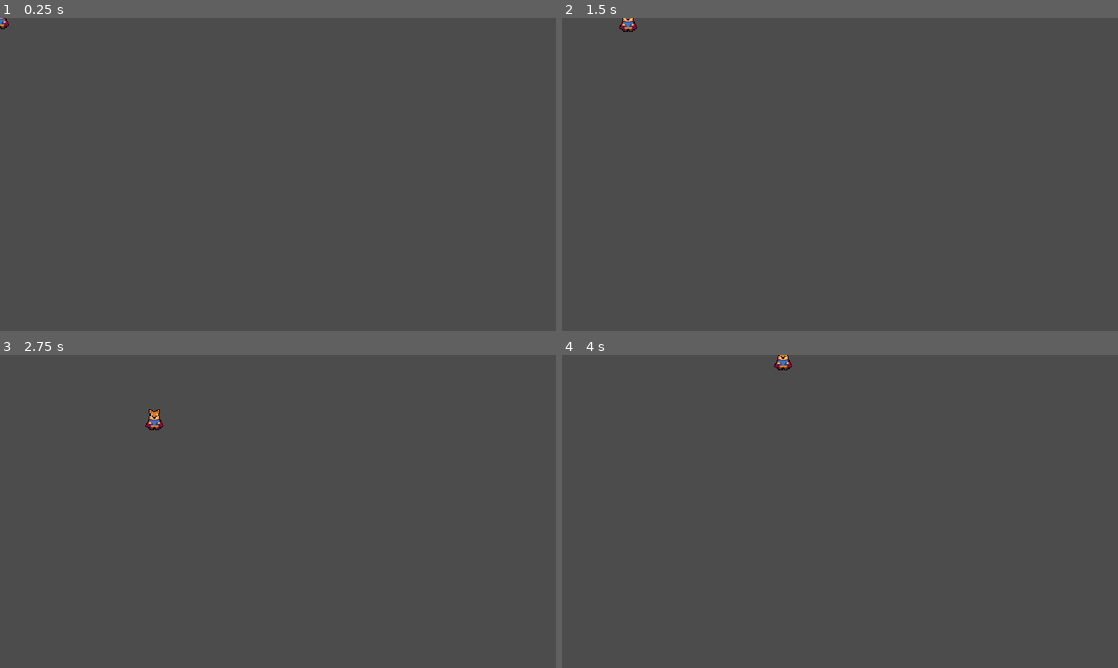
Above: before the commit, frames 1-4 (two rows, left to right).
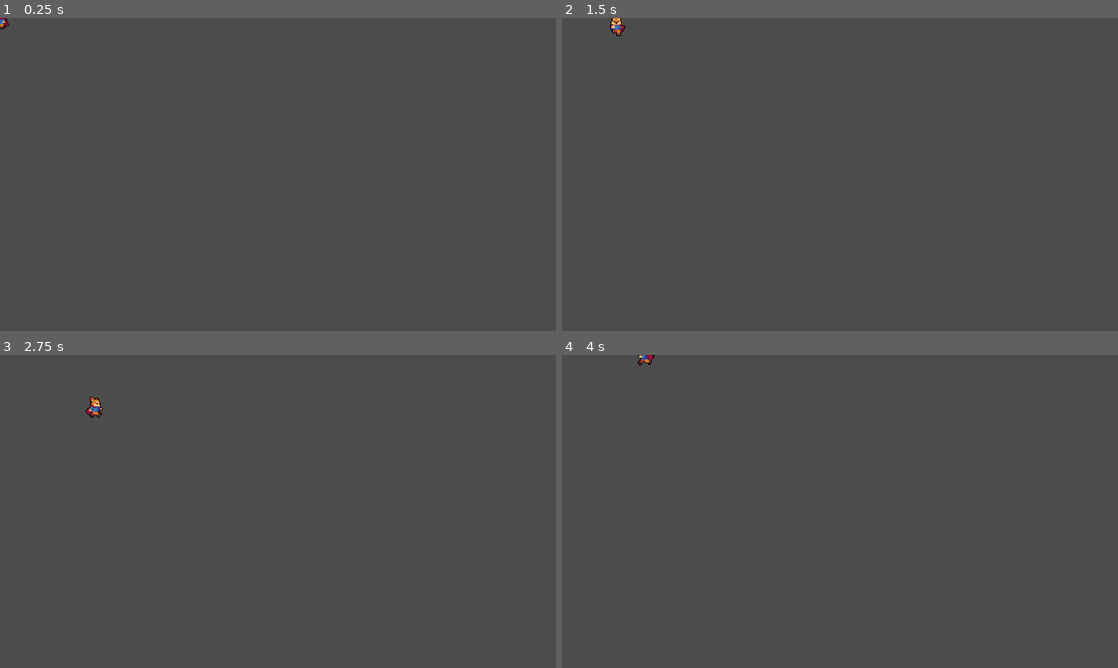
Above: after the commit, the same moments.

Repository: NonADev/godot_defiance_rpg
Game: Godot game, scene res://Resources/Player/Player.tscn
Same seed, same stepped clock (60 frames per second), same inputs: the game is played once before the commit and once after it. This scene is started directly instead of the project's main scene.
Inputs:
- Up to frame 1 (0.25 s): no input
- Up to frame 2 (1.5 s): tap Enter at 0.5 s; hold Right (ui_right) 0.53-1.28 s; hold Down (ui_down) from 1.28 s (still down)
- Up to frame 3 (2.75 s): release Down (ui_down) at 2.03 s; hold Right (ui_right) from 2.03 s (still down)
- Up to frame 4 (4 s): release Right (ui_right) at 2.78 s; hold Up (ui_up) 2.78-3.53 s; hold Left (ui_left) from 3.53 s (still down)

The runs differ from the first frame. In frame 1, less than 0.1% of the frame differs, in the area x 0-2%, y 0-4%; in frame 2, 0.2%; in frame 3, 0.3%, in the area x 15-30%, y 13-24%; in frame 4, 0.2%.

Commit message:
movimentação e idle adicionados por animationTree

Diff:
--- a/Resources/Player/Player.gd
+++ b/Resources/Player/Player.gd
@@ -1,9 +1,21 @@
 extends KinematicBody2D
 
-const MAX_SPEED = 140
-const ACCELERATION = 180
-const FRICCTION = 400
+onready var animationTree = $AnimationTree
+onready var animationState = animationTree.get("parameters/playback")
+const MAX_SPEED = 80
+const ACCELERATION = 500
+const FRICCTION = 500
 var motion = Vector2.ZERO
+
+enum {
+	MOVE,
+	ROLL,
+	ATTACK
+}
+
+
+func _ready():
+	animationTree.active = true
 
 
 func _physics_process(delta):
@@ -12,9 +24,15 @@
 	input_vector.y = Input.get_action_strength("ui_down") - Input.get_action_strength("ui_up")
 	input_vector = input_vector.normalized()
 
+	print(animationTree.get("parameters/Idle/blend_position"))
 	if input_vector != Vector2.ZERO:
+		animationTree.set("parameters/Idle/blend_position", input_vector)
+		animationTree.set("parameters/Run/blend_position", input_vector)
+
+		animationState.travel("Run")
 		motion = motion.move_toward(input_vector * MAX_SPEED, ACCELERATION * delta)
 	else:
+		animationState.travel("Idle")
 		motion = motion.move_toward(Vector2.ZERO, FRICCTION * delta)
 
 	motion = move_and_slide(motion)
--- a/Resources/Player/Player.tscn
+++ b/Resources/Player/Player.tscn
@@ -6,6 +6,7 @@
 [sub_resource type="Animation" id=1]
 resource_name = "IdleBottom"
 length = 0.1
+loop = true
 tracks/0/type = "value"
 tracks/0/path = NodePath("Sprite:frame")
 tracks/0/interp = 1
@@ -22,6 +23,7 @@
 [sub_resource type="Animation" id=2]
 resource_name = "IdleLeft"
 length = 0.1
+loop = true
 tracks/0/type = "value"
 tracks/0/path = NodePath("Sprite:frame")
 tracks/0/interp = 1
@@ -38,6 +40,7 @@
 [sub_resource type="Animation" id=3]
 resource_name = "IdleRight"
 length = 0.1
+loop = true
 tracks/0/type = "value"
 tracks/0/path = NodePath("Sprite:frame")
 tracks/0/interp = 1
@@ -54,6 +57,7 @@
 [sub_resource type="Animation" id=4]
 resource_name = "IdleTop"
 length = 0.1
+loop = true
 tracks/0/type = "value"
 tracks/0/path = NodePath("Sprite:frame")
 tracks/0/interp = 1
@@ -67,9 +71,142 @@
 "values": [ 6 ]
 }
 
+[sub_resource type="Animation" id=7]
+resource_name = "RunDown"
+length = 0.6
+loop = true
+tracks/0/type = "value"
+tracks/0/path = NodePath("Sprite:frame")
+tracks/0/interp = 1
+tracks/0/loop_wrap = true
+tracks/0/imported = false
+tracks/0/enabled = true
+tracks/0/keys = {
+"times": PoolRealArray( 0, 0.1, 0.2, 0.3, 0.4, 0.5 ),
+"transitions": PoolRealArray( 1, 1, 1, 1, 1, 1 ),
+"update": 1,
+"values": [ 19, 20, 21, 22, 23, 21 ]
+}
+
+[sub_resource type="Animation" id=8]
+resource_name = "RunLeft"
+length = 0.6
+loop = true
+tracks/0/type = "value"
+tracks/0/path = NodePath("Sprite:frame")
+tracks/0/interp = 1
+tracks/0/loop_wrap = true
+tracks/0/imported = false
+tracks/0/enabled = true
+tracks/0/keys = {
+"times": PoolRealArray( 0, 0.1, 0.2, 0.3, 0.4, 0.5 ),
+"transitions": PoolRealArray( 1, 1, 1, 1, 1, 1 ),
+"update": 1,
+"values": [ 13, 14, 15, 16, 17, 15 ]
+}
+
+[sub_resource type="Animation" id=6]
+resource_name = "RunRight"
+length = 0.6
+loop = true
+tracks/0/type = "value"
+tracks/0/path = NodePath("Sprite:frame")
+tracks/0/interp = 1
+tracks/0/loop_wrap = true
+tracks/0/imported = false
+tracks/0/enabled = true
+tracks/0/keys = {
+"times": PoolRealArray( 0, 0.1, 0.2, 0.3, 0.4, 0.5 ),
+"transitions": PoolRealArray( 1, 1, 1, 1, 1, 1 ),
+"update": 1,
+"values": [ 1, 2, 3, 4, 5, 3 ]
+}
+
+[sub_resource type="Animation" id=9]
+resource_name = "RunUp"
+length = 0.6
+loop = true
+tracks/0/type = "value"
+tracks/0/path = NodePath("Sprite:frame")
+tracks/0/interp = 1
+tracks/0/loop_wrap = true
+tracks/0/imported = false
+tracks/0/enabled = true
+tracks/0/keys = {
+"times": PoolRealArray( 0, 0.1, 0.2, 0.3, 0.4, 0.5 ),
+"transitions": PoolRealArray( 1, 1, 1, 1, 1, 1 ),
+"update": 1,
+"values": [ 7, 8, 9, 10, 11, 11 ]
+}
+
 [sub_resource type="CapsuleShape2D" id=5]
-radius = 3.17663
-height = 8.02252
+radius = 3.82851
+height = 5.04093
+
+[sub_resource type="AnimationNodeAnimation" id=10]
+animation = "IdleLeft"
+
+[sub_resource type="AnimationNodeAnimation" id=11]
+animation = "IdleBottom"
+
+[sub_resource type="AnimationNodeAnimation" id=12]
+animation = "IdleTop"
+
+[sub_resource type="AnimationNodeAnimation" id=13]
+animation = "IdleRight"
+
+[sub_resource type="AnimationNodeBlendSpace2D" id=14]
+blend_point_0/node = SubResource( 10 )
+blend_point_0/pos = Vector2( -1, 0 )
+blend_point_1/node = SubResource( 11 )
+blend_point_1/pos = Vector2( 0, 1.1 )
+blend_point_2/node = SubResource( 12 )
+blend_point_2/pos = Vector2( 0, -1.1 )
+blend_point_3/node = SubResource( 13 )
+blend_point_3/pos = Vector2( 1, 0 )
+min_space = Vector2( -1, -1.1 )
+max_space = Vector2( 1, 1.1 )
+blend_mode = 1
+
+[sub_resource type="AnimationNodeAnimation" id=17]
+animation = "RunLeft"
+
+[sub_resource type="AnimationNodeAnimation" id=18]
+animation = "RunRight"
+
+[sub_resource type="AnimationNodeAnimation" id=19]
+animation = "RunDown"
+
+[sub_resource type="AnimationNodeAnimation" id=20]
+animation = "RunUp"
+
+[sub_resource type="AnimationNodeBlendSpace2D" id=21]
+blend_point_0/node = SubResource( 17 )
+blend_point_0/pos = Vector2( -1, 0 )
+blend_point_1/node = SubResource( 18 )
+blend_point_1/pos = Vector2( 1, 0 )
+blend_point_2/node = SubResource( 19 )
+blend_point_2/pos = Vector2( 0, 1 )
+blend_point_3/node = SubResource( 20 )
+blend_point_3/pos = Vector2( 0, -1 )
+min_space = Vector2( -1, -1.1 )
+max_space = Vector2( 1, 1.1 )
+blend_mode = 1
+
+[sub_resource type="AnimationNodeStateMachineTransition" id=22]
+
+[sub_resource type="AnimationNodeStateMachineTransition" id=23]
+
+[sub_resource type="AnimationNodeStateMachine" id=15]
+states/Idle/node = SubResource( 14 )
+states/Idle/position = Vector2( 178, 89 )
+states/Run/node = SubResource( 21 )
+states/Run/position = Vector2( 406, 89 )
+transitions = [ "Idle", "Run", SubResource( 22 ), "Run", "Idle", SubResource( 23 ) ]
+start_node = "Idle"
+graph_offset = Vector2( -37, 27 )
+
+[sub_resource type="AnimationNodeStateMachinePlayback" id=16]
 
 [node name="Player" type="KinematicBody2D"]
 collision_layer = 3
@@ -77,19 +214,30 @@
 script = ExtResource( 1 )
 
 [node name="AnimationPlayer" type="AnimationPlayer" parent="."]
-autoplay = "IdleBottom"
 anims/IdleBottom = SubResource( 1 )
 anims/IdleLeft = SubResource( 2 )
 anims/IdleRight = SubResource( 3 )
 anims/IdleTop = SubResource( 4 )
-
-[node name="CollisionShape2D" type="CollisionShape2D" parent="."]
-position = Vector2( 0.0743217, 10.1778 )
-rotation = 1.57079
-shape = SubResource( 5 )
+anims/RunDown = SubResource( 7 )
+anims/RunLeft = SubResource( 8 )
+anims/RunRight = SubResource( 6 )
+anims/RunUp = SubResource( 9 )
 
 [node name="Sprite" type="Sprite" parent="."]
 position = Vector2( 0.5, 0 )
 texture = ExtResource( 2 )
 hframes = 60
-frame = 18
+frame = 11
+
+[node name="CollisionShape2D" type="CollisionShape2D" parent="."]
+visible = false
+position = Vector2( 0.0743217, 9.14771 )
+rotation = 1.57079
+shape = SubResource( 5 )
+
+[node name="AnimationTree" type="AnimationTree" parent="."]
+tree_root = SubResource( 15 )
+anim_player = NodePath("../AnimationPlayer")
+parameters/playback = SubResource( 16 )
+parameters/Idle/blend_position = Vector2( 0, 0 )
+parameters/Run/blend_position = Vector2( 0, 1 )
Not shown: 1 places in Resources/Player/Player.tscn that only renumber resources
